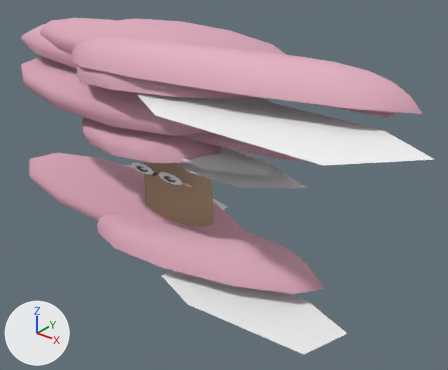
Two versions of the glTF model web-forest/public/model/species/fuscoporia-gilva.glb, one commit apart.
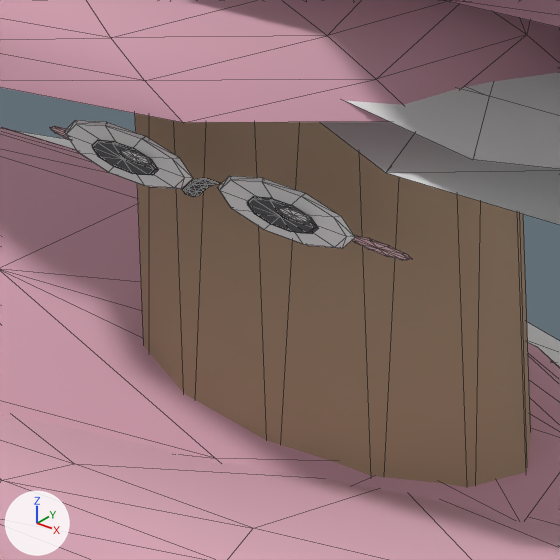
There are two pictures of each version: one whole from a 50 mm lens placed at (0.739, -0.792, 0.652), pointed at (0.085, 0.027, 0.144), one close up on the part from 27% to 49% of the width and 38% to 65% of the height. Arrows for +X, +Y and +Z are at lower left; the lights stay in place. The older version's two pictures come first. The close-ups show mesh edges as thin lines. Where no turn or scale is listed for an object, it has been applied to the vertices. Vertices at exactly the same position are counted once.

Objects in the first close-up: 'log', 'p0', 'p1', 'p3', 'p5'.
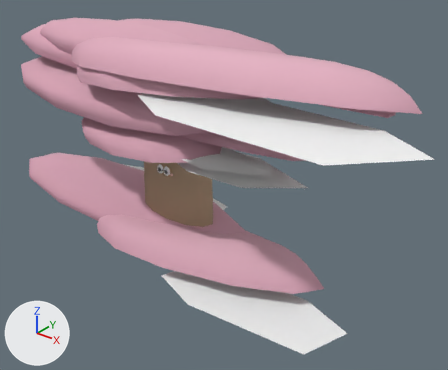
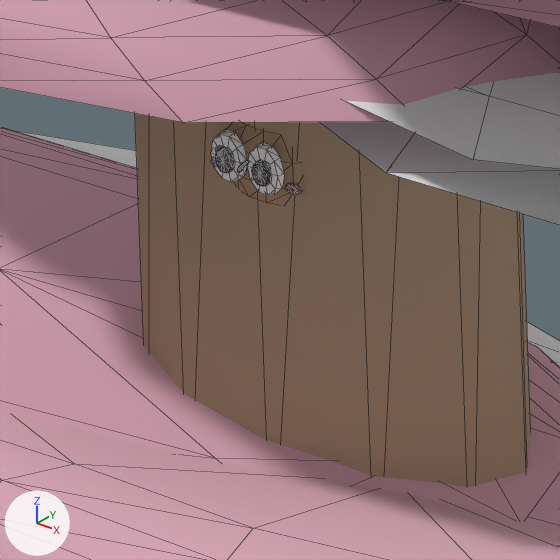
Pixel boxes [x1, y1, x2, y2] of what changed, in the close-ups (560 x 560 px; the box of a moved part takes in the faces that stretch with it):
'log', reshaped (18% narrower): before [50, 113, 531, 487]; after [135, 113, 531, 487]
part 1 of me_mesh_0, moved or reshaped: before [183, 178, 221, 197]; after [237, 161, 248, 173]
part 2 of me_mesh_0, moved or reshaped: before [51, 120, 412, 260]; after [211, 122, 302, 195]
part 3 of me_mesh_0, recoloured: before [50, 126, 411, 260]; after [221, 122, 300, 204]

Diff of the bpy script that builds the scene:
```diff
--- a/web-forest/public/model/species/fuscoporia-gilva.glb.py
+++ b/web-forest/public/model/species/fuscoporia-gilva.glb.py
@@ me_mesh_0 @@
 # used by ob_log; location = (-0.0163, 0.0071, 0.0)
-me_mesh_0.from_pydata(...)  # 290 vertices, 536 faces; spans x -0.09..0.09, y -0.065..0.035, z 0.0..0.4
+me_mesh_0.from_pydata(...)  # 332 vertices, 616 faces; spans x -0.09..0.09, y -0.041..0.035, z 0.0..0.4
+# me_mesh_0 part 1: the loose piece of 38 vertices spanning x -0.004..0.004, y -0.065..-0.051, z 0.165..0.167 is scaled about its middle by (0.266, 0.639, 1.02), then moved by (0.0, 0.021, 0.0)
+# me_mesh_0 part 2
+# 30 vertices are removed from x -0.069..0.079, y -0.06..-0.049, z 0.161..0.175
+# 194 faces are deleted
+# 146 vertices move from x -0.083..0.083, y -0.06..-0.049, z 0.157..0.176 to x -0.021..0.021, y -0.04..-0.02, z 0.149..0.178
+# 28 vertices are added at x -0.008..0.021, y -0.04..-0.023, z 0.16..0.181
+# 194 new faces join them
+# me_mesh_0 part 3: 84 kept faces spanning x -0.021..0.021, y -0.04..-0.02, z 0.149..0.178 get new vertex colours
+# other edits to the shape of me_mesh_0 do not show in these pictures
 me_mesh_0.materials.append(mat_flat)
```
